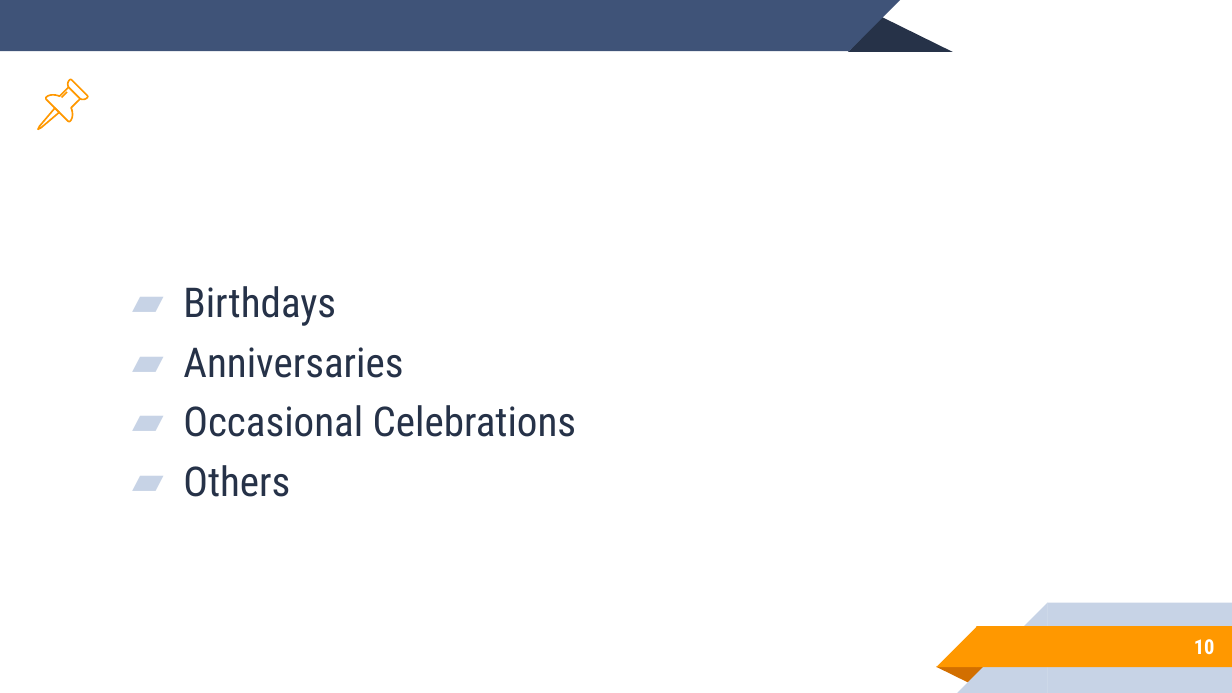
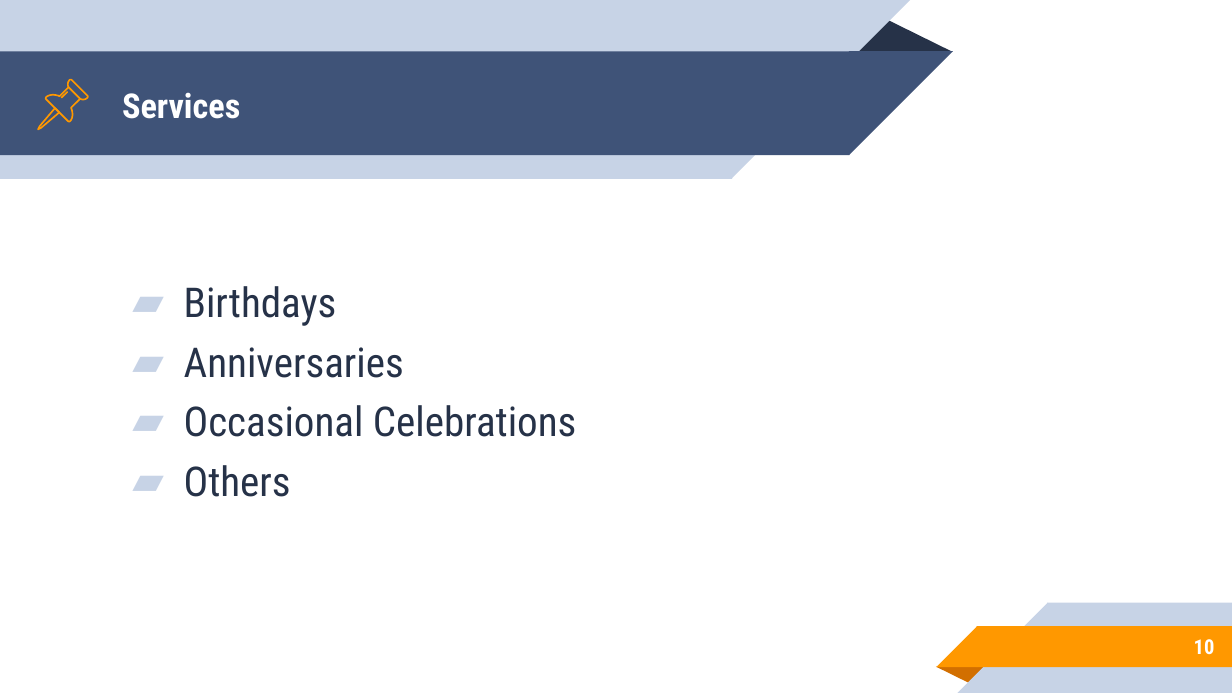
Before and after one commit to nsuspring2019cse299sec8/Group4, a slide deck: slide 10 of group4.pptx. Drawn at 1232x693 pixels with LibreOffice and Linux fonts; fonts in the diff are those of the drawing. Boxes give left, top, right and bottom in pixels: in the first picture for what was removed or moved away, otherwise in the second. Text is boxed around its words. In the diff, an @@ line names an element or a change of style, - is before the commit and + after.

```diff
--- a/group4.pptx
+++ b/group4.pptx
@@ rectangle added at (0, 0, 732, 179), fill #C7D3E6 @@
@@ right triangle added at (732, 0, 910, 179), fill #C7D3E6 @@
@@ rectangle at (0, 52, 849, 155): mirrored; rotation 0 to 180 degrees @@
@@ right triangle at (849, 52, 952, 155): mirrored; rotation 0 to 180 degrees @@
@@ outline redrawn in 3 elements at (38, 108, 59, 129), (68, 80, 87, 100), (46, 87, 80, 122) @@
@@ title added at (122, 92, 240, 119), 20 pt, text #FFFFFF, bold @@
+Services
```
Also in this commit, not shown: 16 other slides changed, 9 slides added.
